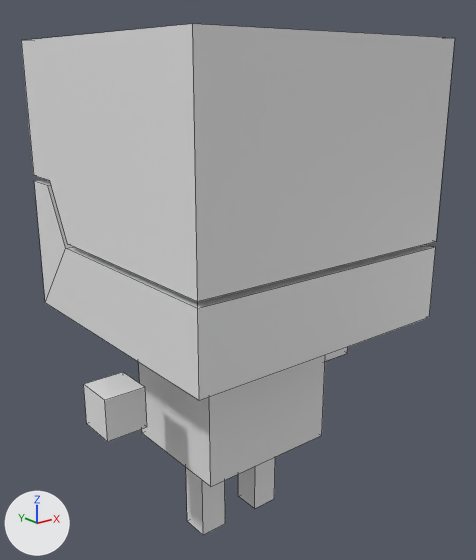
Renders of the Blender file Assets/Blender/ggj2019.blend from each side of a commit.
The view is the same before and after, from a camera (50 mm lens) standing at (-1.244, -1.589, 1.512) and looking at (0.029, 0.002, 0.876). The lights are fixed; the arrows at lower left show +X, +Y and +Z. Mesh edges are drawn as thin lines.

Names of what the first picture shows: 'Skele'.
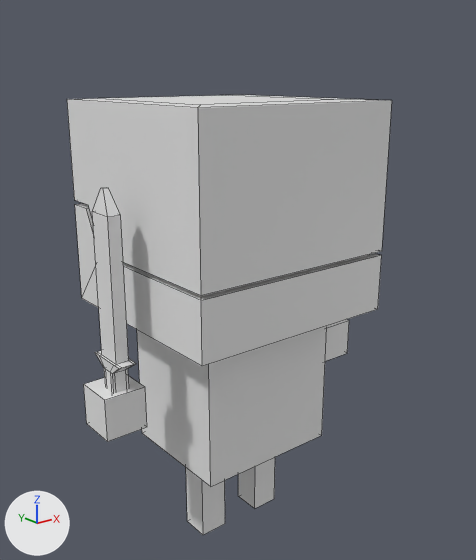
Boxes (x1, y1, x2, y2) around the edits, measured in the pictures (476 x 560 px; the box of a moved part takes in the faces that stretch with it):
'Skele', reshaped (25% narrower, 14% shorter): before (21, 24, 455, 535); after (67, 95, 392, 535)
part 1 of me_cube_001, added: after (92, 188, 136, 394)
part 2 of me_cube_001, moved or reshaped: before (21, 24, 455, 400); after (67, 95, 392, 366)

Diff of the bpy script that builds the scene:
```diff
--- a/Assets/Blender/ggj2019.blend.py
+++ b/Assets/Blender/ggj2019.blend.py
@@ me_cube_001 @@
 # used by ob_skele; location = (0.0, 0.0, 0.0)
-me_cube_001.from_pydata(...)  # 92 vertices, 76 faces; spans x -0.5..0.5, y -0.44..0.44, z 0.02..1.61
+me_cube_001.from_pydata(...)  # 144 vertices, 126 faces; spans x -0.5..0.5, y -0.32..0.37, z 0.02..1.44
+# me_cube_001 part 1: a new loose piece of 52 vertices spanning x -0.46..-0.41, y -0.09..0.05, z 0.62..1.22
+# me_cube_001 part 2
+# 52 vertices move from x -0.44..0.44, y -0.44..0.44, z 0.78..1.61 to x -0.34..0.34, y -0.32..0.37, z 0.79..1.44
```
